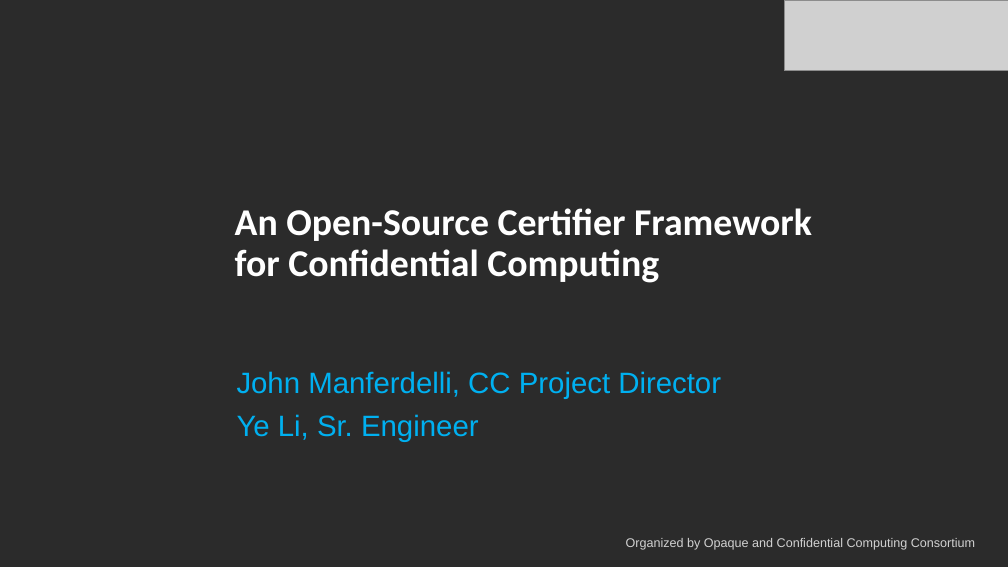
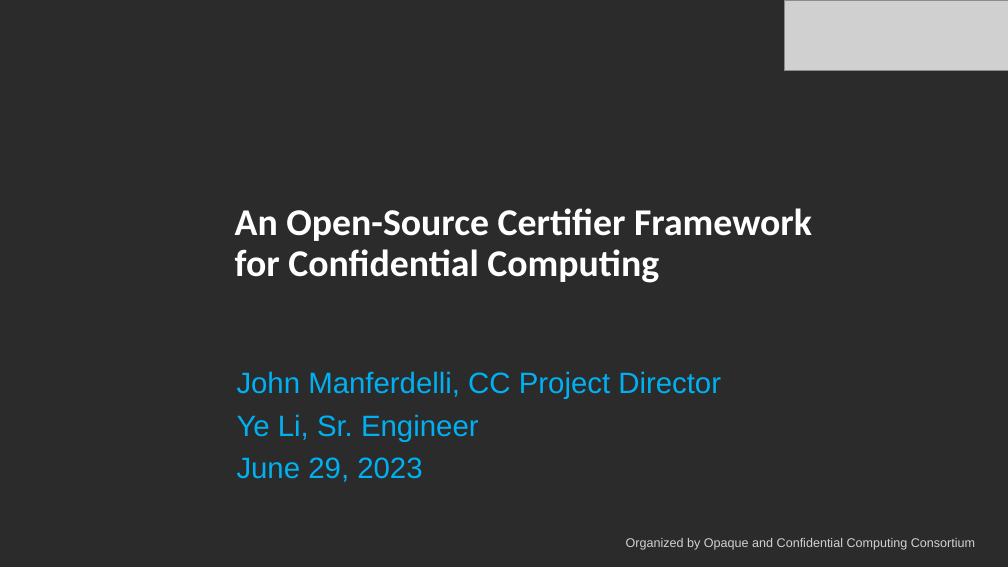
Before and after one commit to ccc-certifier-framework/certifier-framework-for-confidential-computing, a slide deck: slide 1 of Doc/SummitTechnical-Final.pptx. Drawn at 1008x567 pixels with LibreOffice and Linux fonts; fonts in the diff are those of the drawing; grey boxes stand for pictures; background and template pictures are left out; a plain dark background stands for a picture behind light text. Boxes give left, top, right and bottom in pixels: in the first picture for what was removed or moved away, otherwise in the second. Text is boxed around its words. In the diff, an @@ line names an element or a change of style, - is before the commit and + after.

```diff
--- a/Doc/SummitTechnical-Final.pptx
+++ b/Doc/SummitTechnical-Final.pptx
@@ text at (237, 457, 422, 482): paragraph added @@
+June 29, 2023
```
Also in this commit, not shown: 3 other files.
